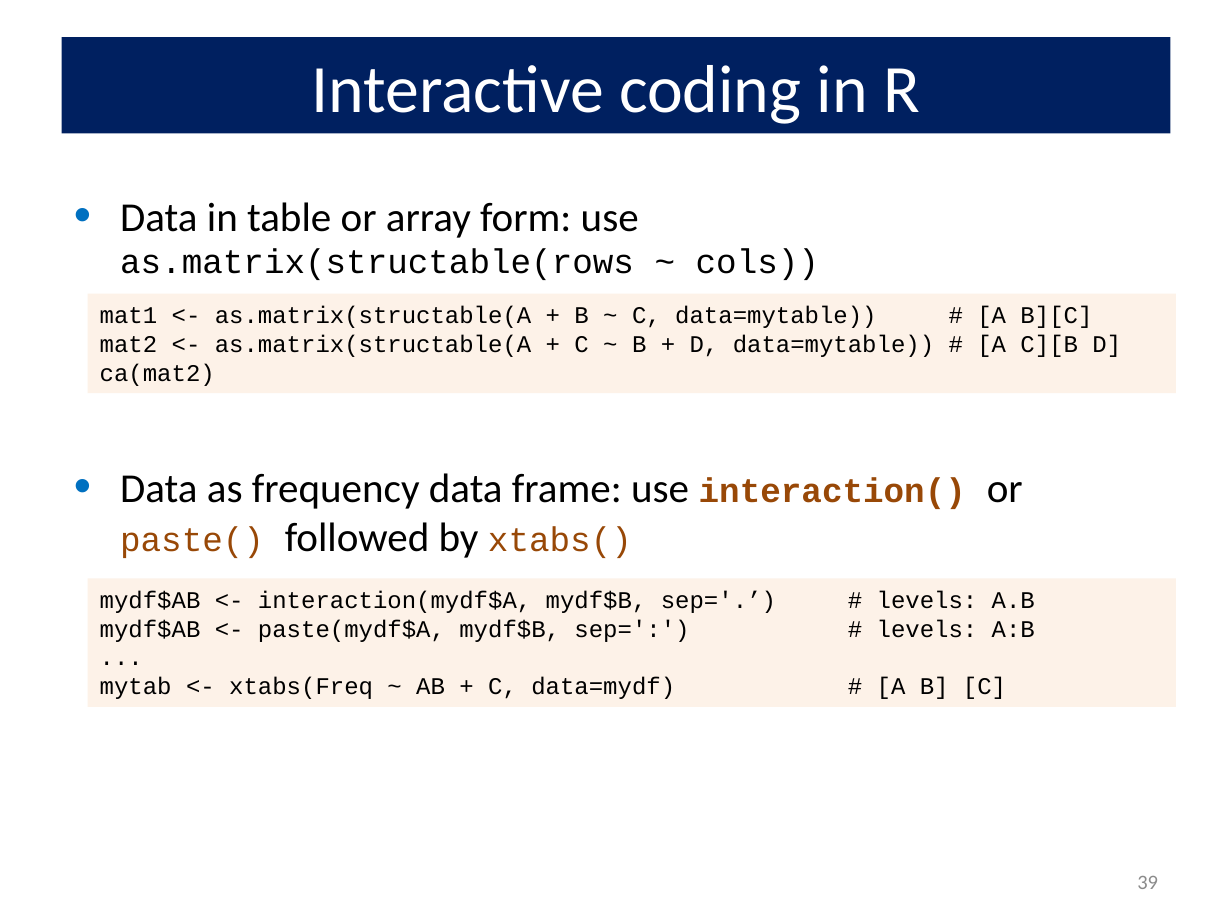
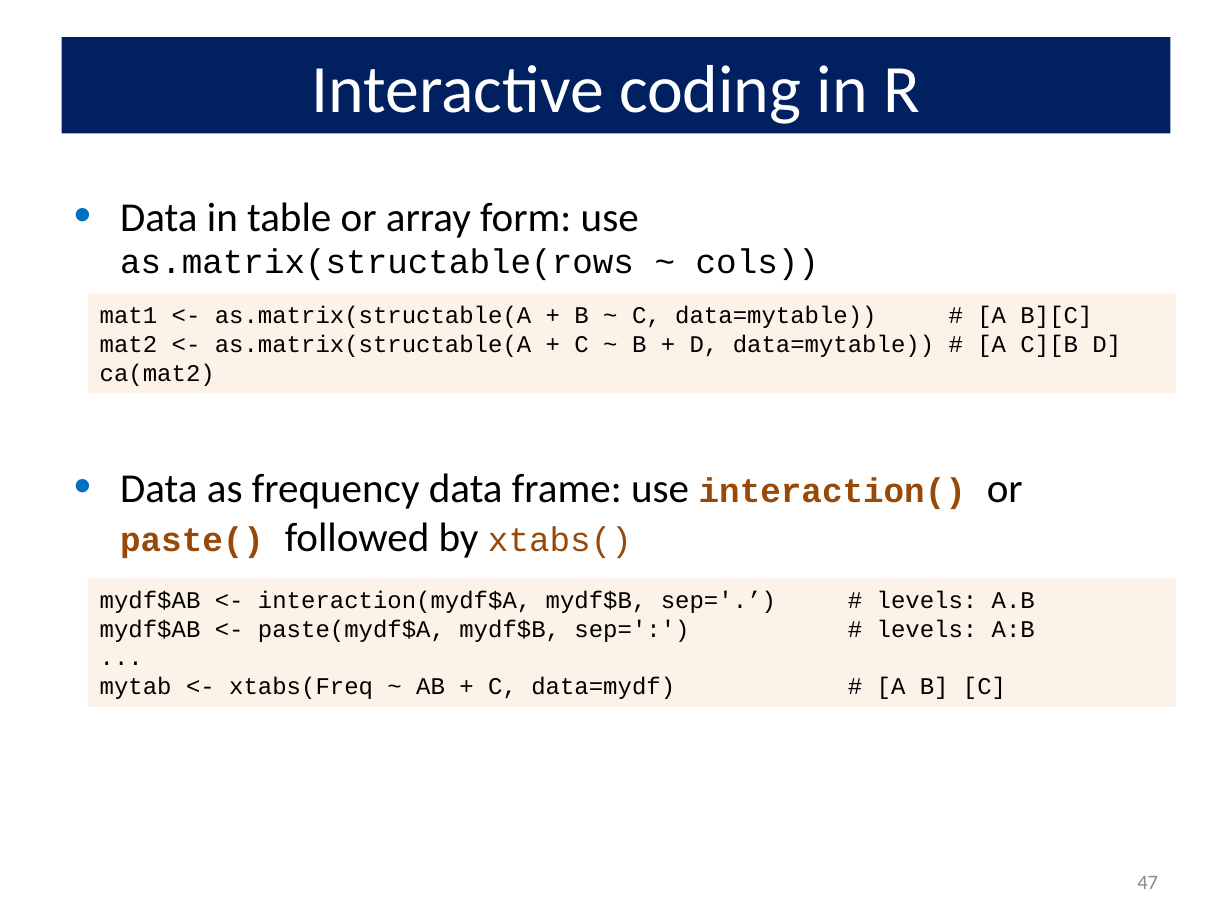
Before and after one commit to friendly/psy6136, a slide deck: slide 47 of lectures/05-Corresp.pptx (slide 39 before the commit). Drawn at 1232x924 pixels with LibreOffice and Linux fonts; fonts in the diff are those of the drawing. Boxes give left, top, right and bottom in pixels: in the first picture for what was removed or moved away, otherwise in the second. Text is boxed around its words. In the diff, an @@ line names an element or a change of style, - is before the commit and + after.

```diff
--- a/lectures/05-Corresp.pptx
+++ b/lectures/05-Corresp.pptx
@@ text at [120, 473, 1023, 558]: bold on in "paste()" @@
@@ page number at [1137, 876, 1158, 889]: text changed @@
-39
+47
```
Also in this commit, not shown: 9 other slides changed, 8 slides added, 5 other files.
